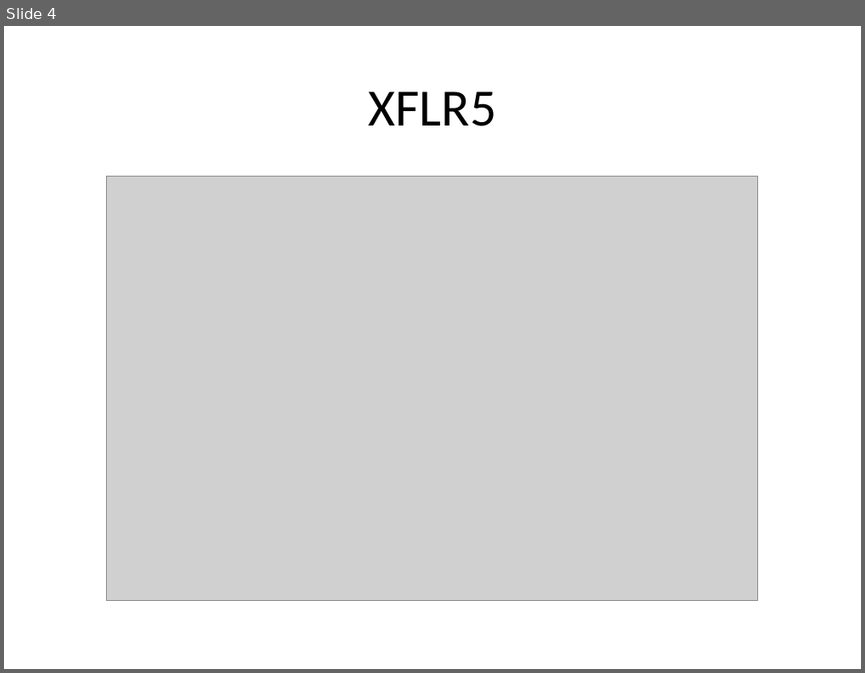
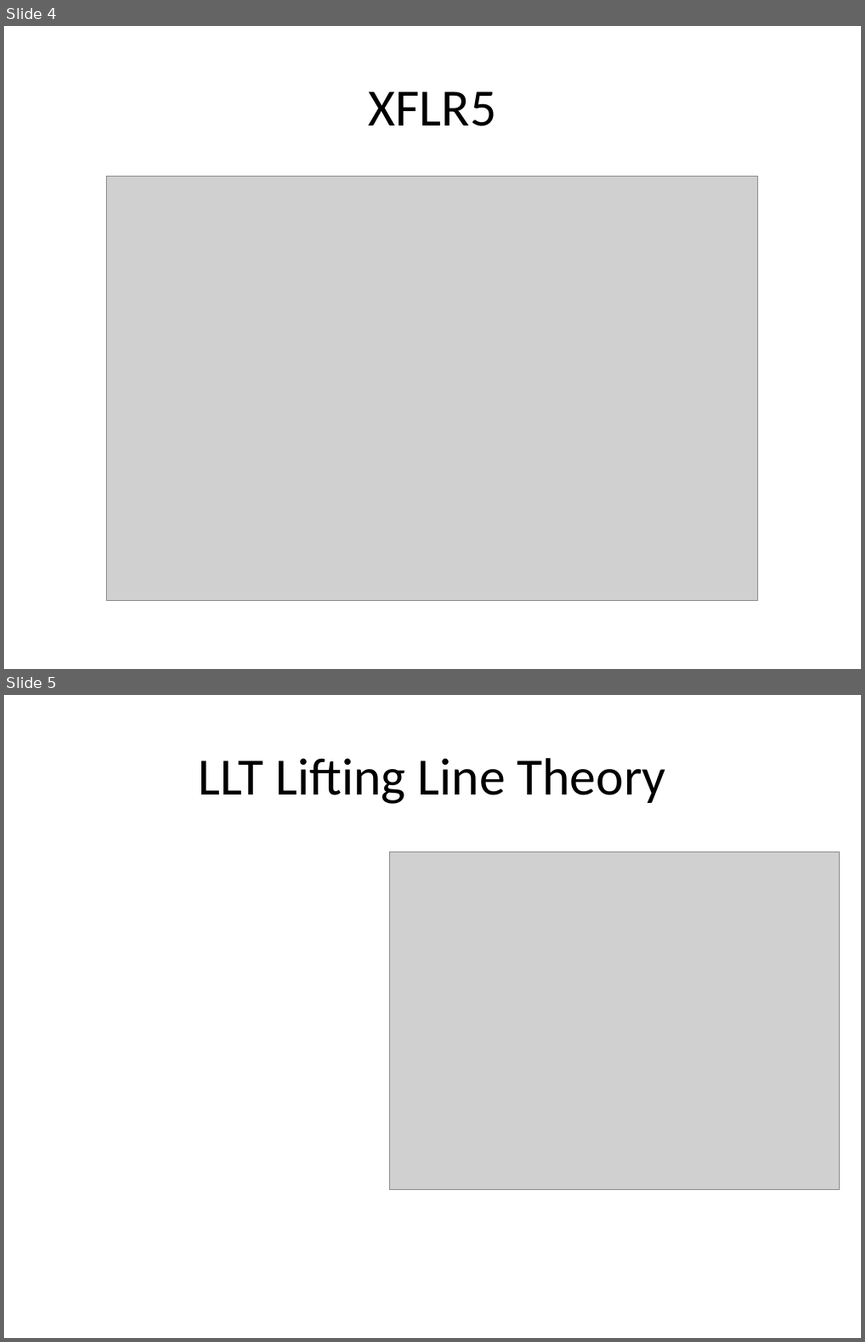
Before and after one commit to colinparker/Pterosaur, a slide deck: XFLR5 Methods and Their Application in.pptx. Shown one above the other, each under a label of ours: slide 4 before the commit, slides 4 and 5 after it. The pictures are 865x673 and 865x1342 pixels, drawn with LibreOffice and Linux fonts; fonts in the diff are those of the drawing; grey boxes stand for pictures. Boxes give left, top, right and bottom in pixels: in the first picture for what was removed or moved away, otherwise in the second. Text is boxed around its words. In the diff, an @@ line names an element or a change of style, - is before the commit and + after.

```diff
--- a/XFLR5 Methods and Their Application in.pptx
+++ b/XFLR5 Methods and Their Application in.pptx
@@ slide 5 added at [4, 695, 861, 1338], background #FFFFFF @@
@@ title added at [198, 758, 666, 804], 44 pt, text #000000 @@
+LLT Lifting Line Theory
@@ picture added at [390, 851, 840, 1189] @@
```
Also in this commit, not shown: 14 other slides added, 5 other files.
